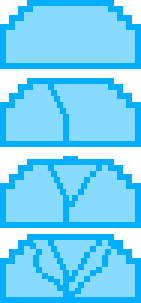
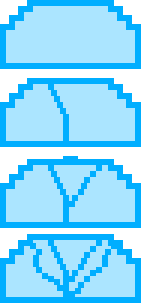
Layered file, before and after one edit (141×303). Changes by layer:
renamed "Layer 5" to "Layer 7", opacity 100% → 71%, moved it above "Layer 6", painted on it over (6, 6, 135, 297)
removed layer "Layer 4" over (48, 165, 69, 222)
removed layer "Layer 3" over (6, 84, 135, 297)
removed layer "Layer 2" over (6, 165, 135, 222)
removed layer "Layer 1" over (6, 84, 135, 141)
removed layer "Layer 0" over (6, 6, 135, 297)
painted on "Layer 6" over (6, 6, 135, 297)
